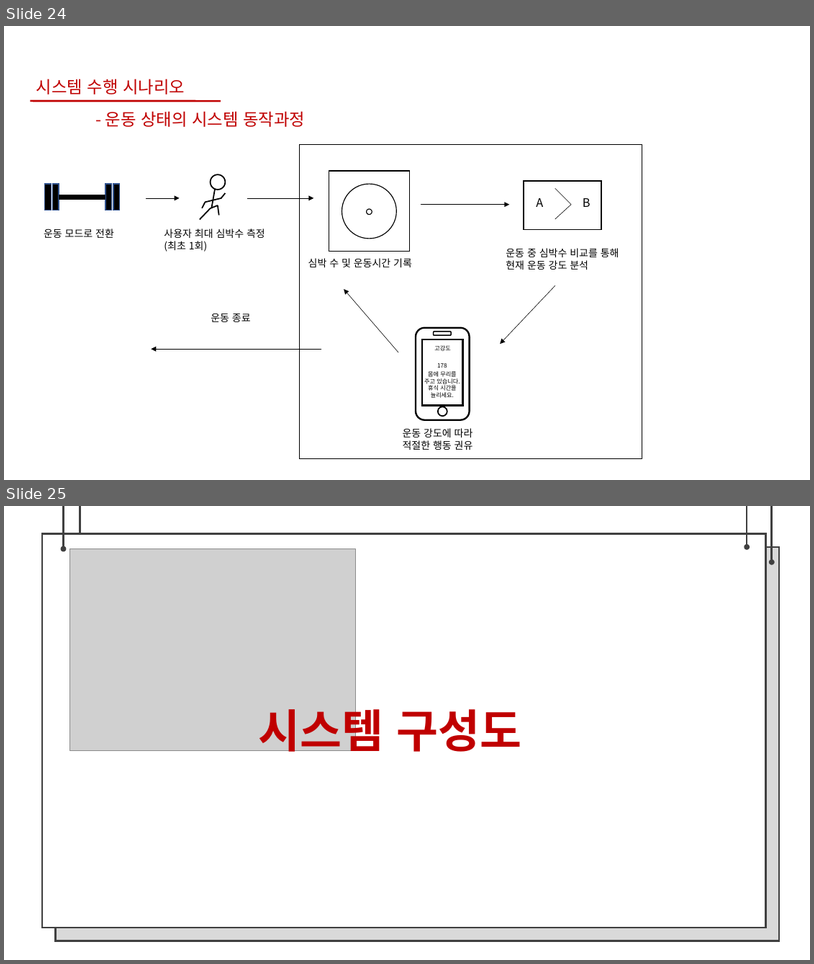
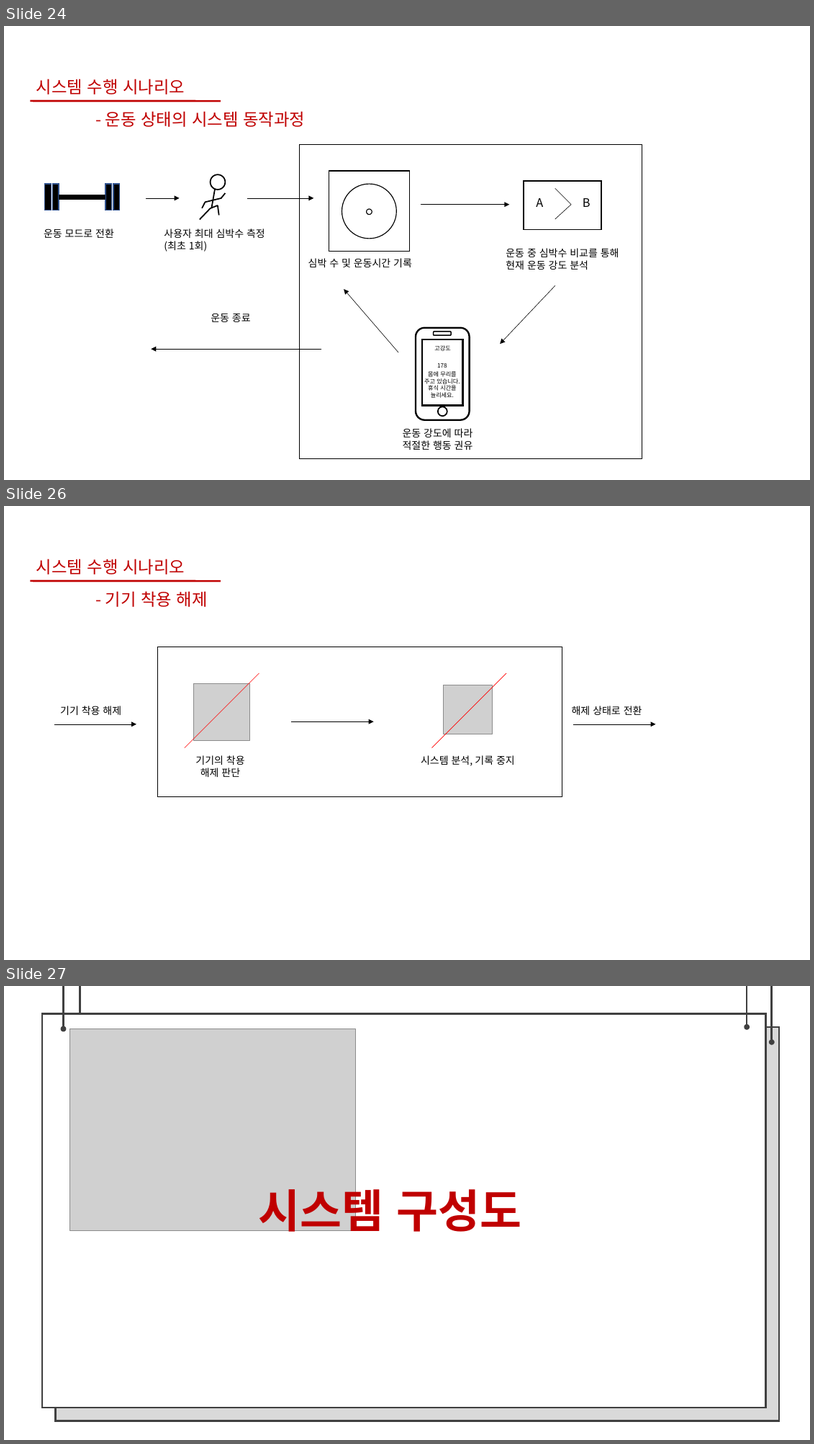
Before and after one commit to bajahoe/gitchana, a slide deck: 제안서 팀장 조동윤, 팀원 임종운.pptx. Shown one above the other, each under a label of ours: slides 24 and 25 before the commit, slides 24, 26 and 27 after it; the slides between them are not shown. The pictures are 814x964 and 814x1444 pixels, drawn with LibreOffice and Linux fonts; fonts in the diff are those of the drawing; grey boxes stand for pictures; background and template pictures are left out. Boxes give left, top, right and bottom in pixels: in the first picture for what was removed or moved away, otherwise in the second. Text is boxed around its words. In the diff, an @@ line names an element or a change of style, - is before the commit and + after.

Commit message:
문서 수정
ppt 내용 수정 시나리오 추가

```diff
--- a/제안서 팀장 조동윤, 팀원 임종운.pptx
+++ b/제안서 팀장 조동윤, 팀원 임종운.pptx
@@ slide 26 added at (4,506,810,960), background #FFFFFF @@
@@ text added at (36,559,185,574), 20 pt, text #C00000 @@
+시스템 수행 시나리오
@@ line added from (30, 581) to (221, 581), #C00000 2.25 pt @@
@@ text added at (106,591,208,607), 20 pt, text #C00000 @@
+- 기기 착용 해제
@@ rectangle added at (157,646,563,796), outline #000000 1 pt @@
@@ line added from (260, 673) to (185, 748), #FF0000 0.5 pt @@
@@ line added from (507, 673) to (432, 748), #FF0000 0.5 pt @@
@@ picture added at (194,684,250,740) @@
@@ picture added at (444,685,493,734) @@
@@ text added at (60,705,121,715), 12 pt, text #000000 @@
+기기 착용 해제
@@ arrow added from (291, 721) to (373, 721), #000000 0.5 pt @@
@@ text added at (572,705,643,715), 12 pt, text #000000 @@
+해제 상태로 전환
@@ arrow added from (54, 724) to (136, 724), #000000 0.5 pt @@
@@ arrow added from (574, 724) to (656, 724), #000000 0.5 pt @@
@@ text added at (196,755,245,777), 12 pt, text #000000 @@
+기기의 착용
+해제 판단
@@ text added at (421,755,515,766), 12 pt, text #000000 @@
+시스템 분석, 기록 중지
@@ what was slide 25 is now slide 27 @@
```
Also in this commit, not shown: 3 slides changed, 1 other slide added, 1 other file.
